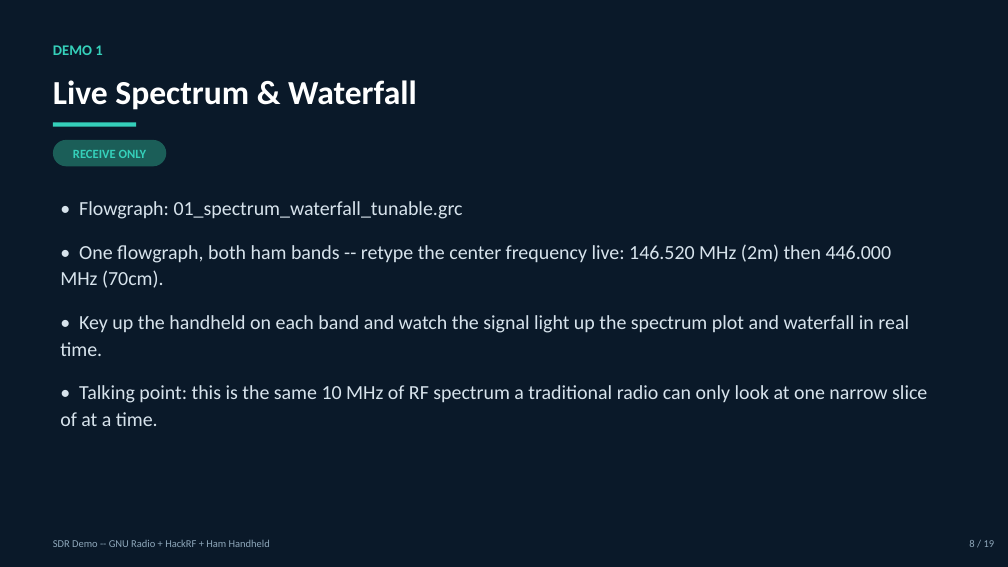
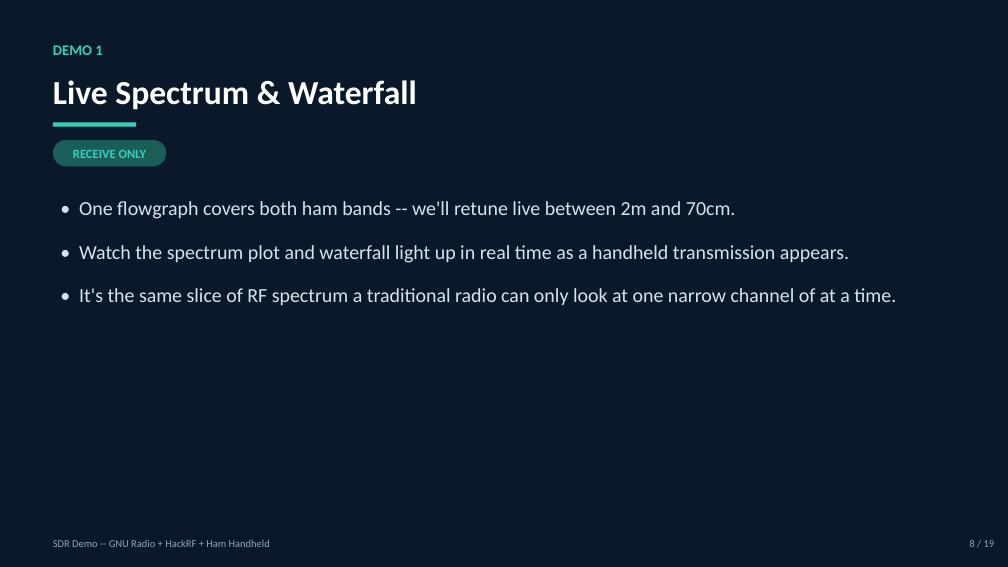
Before and after one commit to W5TSU/SDR-Demo, a slide deck: slide 9 of slides/SDR_Demo.pptx. Drawn at 1008x567 pixels with LibreOffice and Linux fonts; fonts in the diff are those of the drawing. Boxes give left, top, right and bottom in pixels: in the first picture for what was removed or moved away, otherwise in the second. Text is boxed around its words. In the diff, an @@ line names an element or a change of style, - is before the commit and + after.

```diff
--- a/slides/SDR_Demo.pptx
+++ b/slides/SDR_Demo.pptx
@@ text at bbox=[79, 201, 896, 306]: text changed @@
-• Flowgraph: 01_spectrum_waterfall_tunable.grc
-• One flowgraph, both ham bands -- retype the center frequency live: 146.520 MHz (2m) then 446.000 MHz (70cm).
-• Key up the handheld on each band and watch the signal light up the spectrum plot and waterfall in real time.
-• Talking point: this is the same 10 MHz of RF spectrum a traditional radio can only look at one narrow slice of at a time.
+• One flowgraph covers both ham bands -- we'll retune live between 2m and 70cm.
+• Watch the spectrum plot and waterfall light up in real time as a handheld transmission appears.
+• It's the same slice of RF spectrum a traditional radio can only look at one narrow channel of at a time.
```
Also in this commit, not shown: 5 other slides changed, 1 other file.
